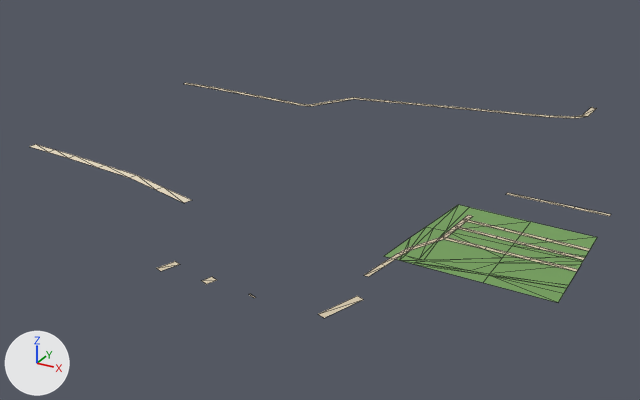
What one commit did to the glTF model public/assets/bengaluru-region-v1/tiles/t45_12-l0.glb.
Before and after are seen from a 50 mm lens placed at (23103.0, 5590.0, 284.0), pointed at (22750.0, 6231.0, -37.0). Every picture has the same lights, and +X, +Y and +Z are marked at lower left. The first picture is the older version. Mesh edges are drawn as thin lines.

The first picture shows 'ground'.
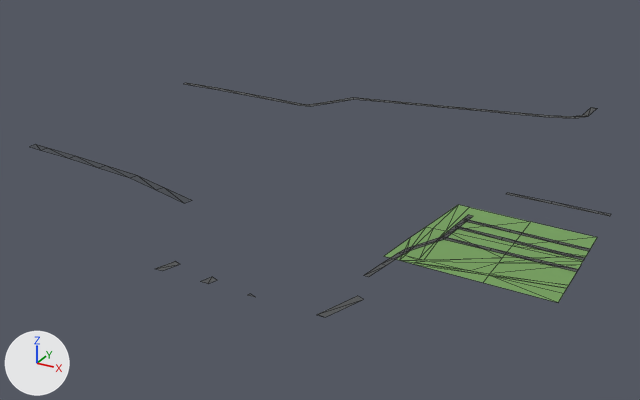
Location of each change, (x1, y1, x2, y2) in pixels of the pictures (640 x 400 px; the box of a moved part takes in the faces that stretch with it):
'ground', reshaped
    before: (30, 83, 611, 318)
    after: (30, 83, 611, 317)
part 1 of me_ground, moved or reshaped
    both: (184, 83, 220, 90)
part 2 of me_ground, moved or reshaped
    before: (574, 107, 597, 118)
    after: (573, 107, 597, 118)
part 3 of me_ground, moved or reshaped
    before: (157, 193, 611, 318)
    after: (155, 193, 611, 317)
part 4 of me_ground, moved or reshaped
    both: (30, 144, 75, 158)
part 5 of me_ground, recoloured
    both: (30, 83, 611, 314)

The change, as a list of edits to the scene's bpy script:
```text
Change me_ground:
    used by ob_ground; location = (22500.0, 6000.0, 0.0)
    verts and faces of me_ground; kept vertices keep their numbers, new ones are numbered from 153
    before: 39 (23.0, 372.0, 1.0) at pixel (203, 85), 40 (23.0, 366.0, 1.0) at pixel (200, 86)
    before: 141 (27.0, 138.0, 1.0) at pixel (55, 149), 142 (26.0, 130.0, 1.0) at pixel (48, 152)
    remove me_ground.from_pydata(...)  # 153 vertices, 148 faces; spans x 0.0..500.0, y -1.0..502.0, z 1.0
    add me_ground.from_pydata(...)  # 155 vertices, 150 faces; spans x 0.0..500.0, y 0.0..500.0, z 1.0
    me_ground part 1
    add verts[40] = (13.0, 366.0, 1.0)  # moved, pixel (193, 85)
    add verts[39] = (13.0, 372.0, 1.0)  # moved, pixel (196, 84)
    me_ground part 2
    2 vertices are removed from x 424.0..428.0, y 469.0..502.0, z 1.0
    6 faces are deleted
    2 vertices move from x 429.0, y 498.0..499.0, z 1.0 to x 425.0..429.0, y 499.0..500.0, z 1.0
    2 vertices are added at (428.0, 468.0, 1.0), (430.0, 500.0, 1.0)
    6 new faces join them
    me_ground part 3
    10 vertices are removed from x 293.0..469.0, y -1.0..173.0, z 1.0
    16 faces are deleted
    4 vertices in x 435.0..437.0, y 135.0..159.0, z 1.0 move by (4.0, 0.0, 0.0)
    9 vertices move from x 250.0..473.0, y -1.0..239.0, z 1.0 to x 250.0..491.0, y 0.0..239.0, z 1.0
    7 vertices are added at x 287.0..477.0, y 0.0..168.0, z 1.0
    5 new vertices lie (36.0, -2.0, 0.0) away from vertices in x 435.0..437.0, y 135.0..174.0, z 1.0
    18 new faces join them
    me_ground part 4
    add verts[142] = (16.0, 131.0, 1.0)  # moved, pixel (40, 150)
    add verts[141] = (17.0, 139.0, 1.0)  # moved, pixel (47, 147)
    me_ground part 5: 73 kept faces spanning x 0.0..500.0, y 0.0..500.0, z 1.0 get new vertex colours; the middle colour goes from beige #d7c9ae to dark grey #535556
```
